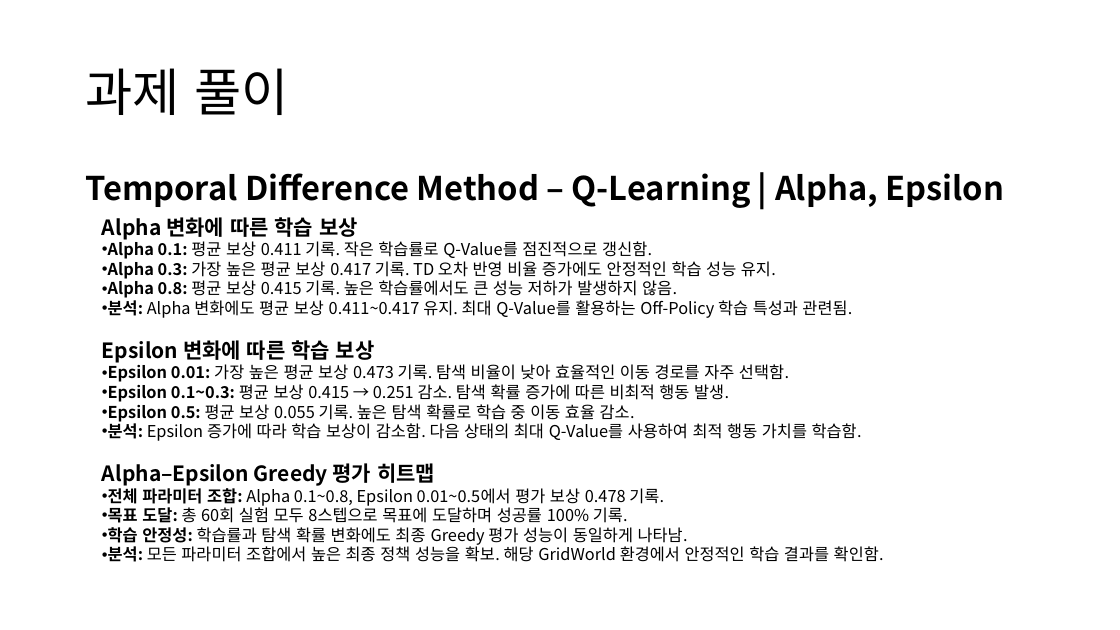
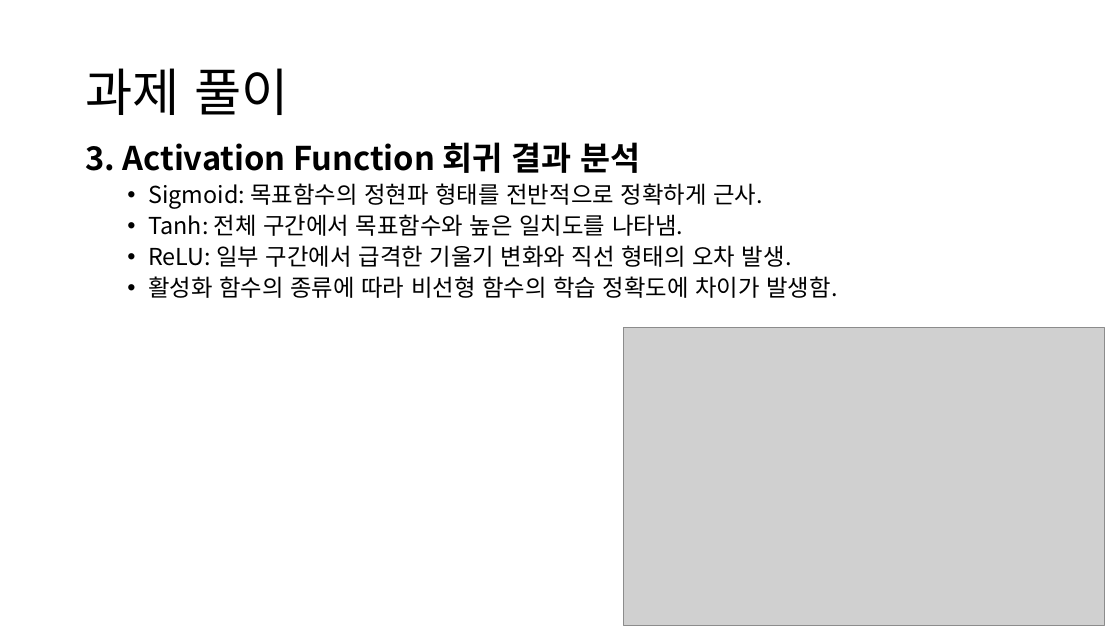
Before and after one commit to KweonTJ/Reinforcement_Learning, a slide deck: slide 12 of 8. Neural Network/8. Neural Network.pptx (slide 11 before the commit). Drawn at 1120x630 pixels with LibreOffice and Linux fonts; fonts in the diff are those of the drawing; grey boxes stand for pictures; background and template pictures are left out. Boxes give left, top, right and bottom in pixels: in the first picture for what was removed or moved away, otherwise in the second. Text is boxed around its words. In the diff, an @@ line names an element or a change of style, - is before the commit and + after.

```diff
--- a/8. Neural Network/8. Neural Network.pptx
+++ b/8. Neural Network/8. Neural Network.pptx
@@ text at (x1=85, y1=142, x2=837, y2=298): text changed; size 28 to 20 pt; bold off @@
-Temporal Difference Method – Q-Learning | Alpha, Epsilon
+3. Activation Function 회귀 결과 분석
+  • Sigmoid: 목표함수의 정현파 형태를 전반적으로 정확하게 근사.
+  • Tanh: 전체 구간에서 목표함수와 높은 일치도를 나타냄.
+  • ReLU: 일부 구간에서 급격한 기울기 변화와 직선 형태의 오차 발생.
+  • 활성화 함수의 종류에 따라 비선형 함수의 학습 정확도에 차이가 발생함.
@@ text removed at (x1=102, y1=217, x2=884, y2=562) @@
-Alpha 변화에 따른 학습 보상
-• Alpha 0.1: 평균 보상 0.411 기록. 작은 학습률로 Q-Value를 점진적으로 갱신함.
-• Alpha 0.3: 가장 높은 평균 보상 0.417 기록. TD 오차 반영 비율 증가에도 안정적인 학습 성능 유지.
-• Alpha 0.8: 평균 보상 0.415 기록. 높은 학습률에서도 큰 성능 저하가 발생하지 않음.
-• 분석: Alpha 변화에도 평균 보상 0.411~0.417 유지. 최대 Q-Value를 활용하는 Off-Policy 학습 특성과 관련됨.
-Epsilon 변화에 따른 학습 보상
-• Epsilon 0.01: 가장 높은 평균 보상 0.473 기록. 탐색 비율이 낮아 효율적인 이동 경로를 자주 선택함.
-• Epsilon 0.1~0.3: 평균 보상 0.415 → 0.251 감소. 탐색 확률 증가에 따른 비최적 행동 발생.
-• Epsilon 0.5: 평균 보상 0.055 기록. 높은 탐색 확률로 학습 중 이동 효율 감소.
-• 분석: Epsilon 증가에 따라 학습 보상이 감소함. 다음 상태의 최대 Q-Value를 사용하여 최적 행동 가치를 학습함.
-Alpha–Epsilon Greedy 평가 히트맵
-• 전체 파라미터 조합: Alpha 0.1~0.8, Epsilon 0.01~0.5에서 평가 보상 0.478 기록.
-• 목표 도달: 총 60회 실험 모두 8스텝으로 목표에 도달하며 성공률 100% 기록.
-• 학습 안정성: 학습률과 탐색 확률 변화에도 최종 Greedy 평가 성능이 동일하게 나타남.
-• 분석: 모든 파라미터 조합에서 높은 최종 정책 성능을 확보. 해당 GridWorld 환경에서 안정적인 학습 결과를 확인함.
@@ picture added at (x1=624, y1=328, x2=1105, y2=626) @@
```
Also in this commit, not shown: 3 other slides changed, 20 slides added, 7 slides removed, 3 other files.
